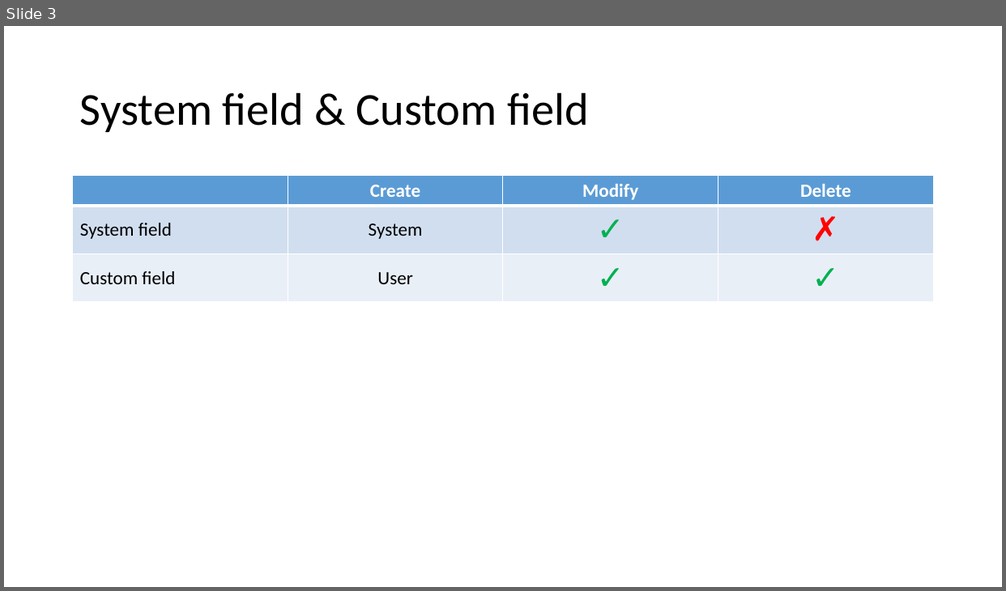
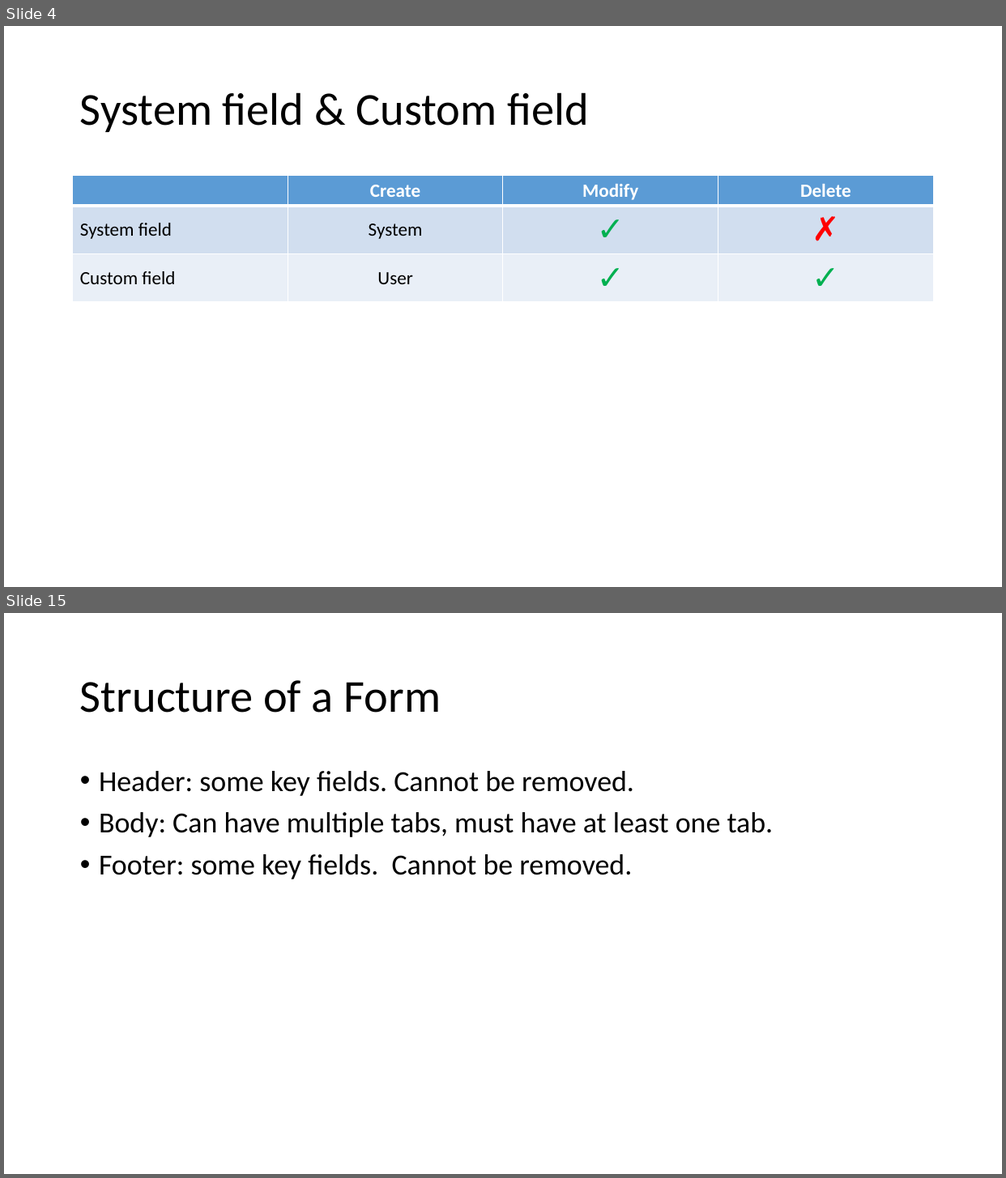
Before and after one commit to hevilhuy/Reports, a slide deck: Document/Report 2.pptx. Shown one above the other, each under a label of ours: slide 3 before the commit, slides 4 and 15 after it; the slides between them are not shown. The pictures are 1006x591 and 1006x1178 pixels, drawn with LibreOffice and Linux fonts; fonts in the diff are those of the drawing. Boxes give left, top, right and bottom in pixels: in the first picture for what was removed or moved away, otherwise in the second. Text is boxed around its words. In the diff, an @@ line names an element or a change of style, - is before the commit and + after.

```diff
--- a/Document/Report 2.pptx
+++ b/Document/Report 2.pptx
@@ slide 15 added at (4,613,1002,1174), background #FFFFFF @@
@@ title added at (80,680,441,713), 44 pt, text #000000 @@
+Structure of a Form
@@ text added at (99,771,774,879), 28 pt, text #000000 @@
+• Header: some key fields. Cannot be removed.
+• Body: Can have multiple tabs, must have at least one tab.
+• Footer: some key fields. Cannot be removed.
@@ what was slide 3 is now slide 4 @@
```
Also in this commit, not shown: 2 slides changed, 25 other slides added, 1 slide removed, 1 other file.
